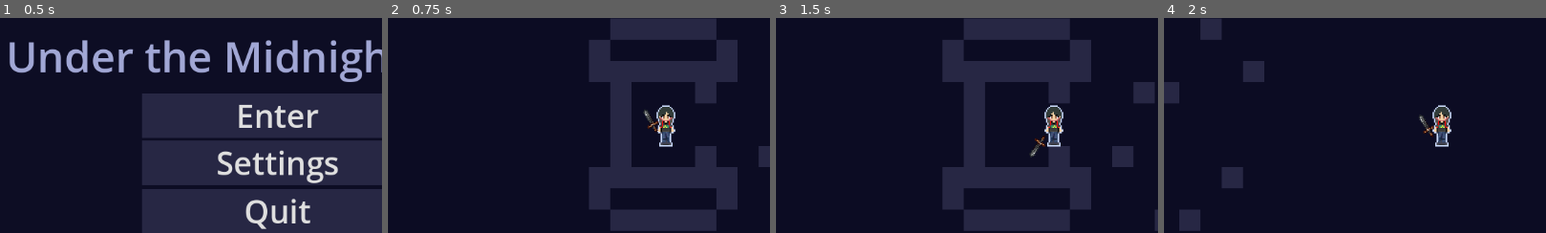
Above: before the commit, frames 1-4 (left to right).
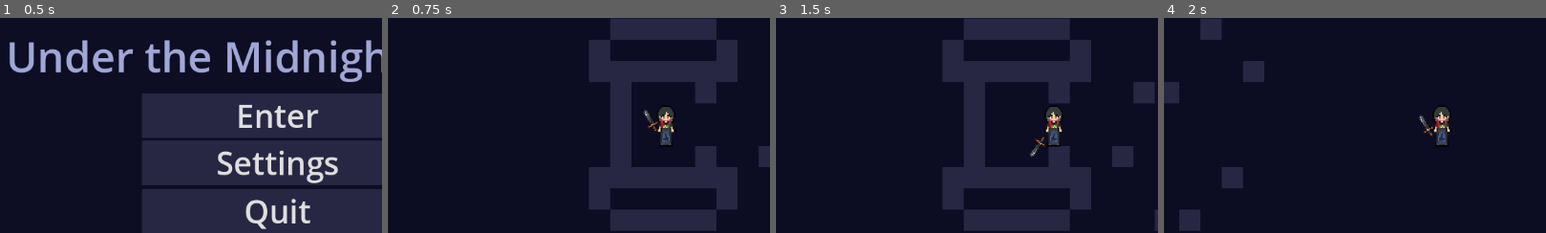
Above: after the commit, the same moments.

Repository: vilu350/Flying-Cats-Studio
Game: Godot game, scene res://scenes/main_menu.tscn
Same seed, same stepped clock (60 frames per second), same inputs: the game is played once before the commit and once after it. The engine's default icon, where the game draws it, is replaced by a stand-in: a white triangle on a blue panel in a dark square.
Inputs (mouse positions are % of the whole screen's width and height, from its top left):
- Up to frame 1 (0.5 s): no input
- Up to frame 2 (0.75 s): click "Enter" at 0.5 s
- Up to frame 3 (1.5 s): tap Enter (ui_accept) at 1.25 s; move the mouse to (72, 45) at 1.27 s; press the mouse at (72, 45) at 1.28 s; hold D (move_right) from 1.28 s (still down)
- Up to frame 4 (2 s): keep holding D (move_right); tap Enter (ui_accept) at 1.52 s
The pictures show only the part of the screen within x 14-64%, y 25-75%; the shares and areas given below are measured in that part.

Frame 1 is identical in both runs. In frame 2, 0.3% of the frame differs, in the area x 70-76%, y 40-60%; in frame 3, 0.3%; in frame 4, 0.3%.

Commit message:
fixed a few things

Diff:
--- a/flying-cats-studio/scenes/Player.tscn
+++ b/flying-cats-studio/scenes/Player.tscn
@@ -1,7 +1,7 @@
 [gd_scene load_steps=11 format=3 uid="uid://c3t26ejgfvyr1"]
 
 [ext_resource type="Script" uid="uid://cagenrx6eaxoj" path="res://scripts/player.gd" id="1_ij6vw"]
-[ext_resource type="Texture2D" uid="uid://4hnepa438kxg" path="res://sprites/blue player.png" id="2_3li8b"]
+[ext_resource type="Texture2D" uid="uid://btyb1sfypftnu" path="res://sprites/black player.png" id="2_3li8b"]
 [ext_resource type="PackedScene" uid="uid://c3nnv308fvv7f" path="res://scenes/Sword.tscn" id="3_3li8b"]
 
 [sub_resource type="CapsuleShape2D" id="CapsuleShape2D_3li8b"]
--- a/flying-cats-studio/scenes/conversation.tscn
+++ b/flying-cats-studio/scenes/conversation.tscn
@@ -1,7 +1,7 @@
 [gd_scene load_steps=6 format=3 uid="uid://b57cndykbena8"]
 
 [ext_resource type="Script" uid="uid://bx204y0t2026l" path="res://scripts/conversation.gd" id="1_t0f7h"]
-[ext_resource type="Texture2D" uid="uid://4hnepa438kxg" path="res://sprites/blue player.png" id="2_fxcju"]
+[ext_resource type="Texture2D" uid="uid://bc8hnbppkun01" path="res://scenes/Blue player.png" id="2_fxcju"]
 
 [sub_resource type="LabelSettings" id="LabelSettings_fxcju"]
 font_size = 26
@@ -36,15 +36,21 @@
 layout_mode = 0
 offset_left = 27.0
 offset_top = 17.0
-offset_right = 129.0
+offset_right = 113.0
 offset_bottom = 187.0
 color = Color(4.4520945e-07, 0.21084219, 0.2128166, 1)
 
 [node name="TextureRect" type="TextureRect" parent="board/frame"]
-layout_mode = 0
-offset_left = 8.0
-offset_right = 94.0
-offset_bottom = 170.0
+layout_mode = 1
+anchors_preset = 15
+anchor_right = 1.0
+anchor_bottom = 1.0
+offset_left = -41.0
+offset_top = 1.0
+offset_right = 36.0
+offset_bottom = 1.0
+grow_horizontal = 2
+grow_vertical = 2
 texture = ExtResource("2_fxcju")
 expand_mode = 1
 
--- a/flying-cats-studio/scenes/npc.tscn
+++ b/flying-cats-studio/scenes/npc.tscn
@@ -1,9 +1,8 @@
-[gd_scene load_steps=6 format=3 uid="uid://ddnlpfi6hw4tx"]
+[gd_scene load_steps=5 format=3 uid="uid://ddnlpfi6hw4tx"]
 
 [ext_resource type="Script" uid="uid://hkpg1b3a0yff" path="res://scripts/npc.gd" id="1_rv78h"]
 [ext_resource type="Texture2D" uid="uid://bc8hnbppkun01" path="res://scenes/Blue player.png" id="2_7n8xq"]
 [ext_resource type="PackedScene" uid="uid://b57cndykbena8" path="res://scenes/conversation.tscn" id="3_4wlns"]
-[ext_resource type="Texture2D" uid="uid://4hnepa438kxg" path="res://sprites/blue player.png" id="4_7n8xq"]
 
 [sub_resource type="RectangleShape2D" id="RectangleShape2D_tl2vt"]
 size = Vector2(94, 68)
@@ -23,8 +22,8 @@
 
 [node name="Conversation" parent="CanvasLayer" instance=ExtResource("3_4wlns")]
 word = Array[String](["HIIII", "WHAAA", "HUHHHH", "BRUHHH", "UHHHH"])
-_name = Array[String](["VI", "JI", "VI", "JI", "VI"])
-_icon = Array[Texture]([ExtResource("2_7n8xq"), ExtResource("4_7n8xq"), ExtResource("2_7n8xq"), ExtResource("4_7n8xq"), ExtResource("2_7n8xq")])
+_name = Array[String](["VI", "VI", "VI", "VI", "VI"])
+_icon = Array[Texture]([ExtResource("2_7n8xq"), ExtResource("2_7n8xq"), ExtResource("2_7n8xq"), ExtResource("2_7n8xq"), ExtResource("2_7n8xq")])
 
 [node name="note" type="ColorRect" parent="CanvasLayer"]
 visible = false
